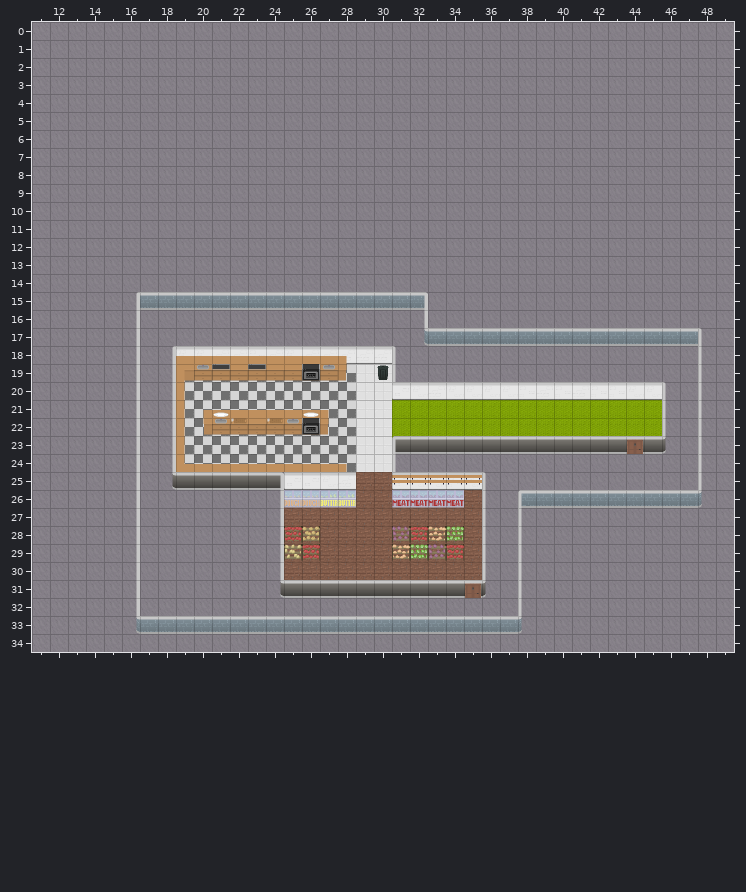
Tiled map: tests/bin/main/v2/map.tmx. The first picture shows the starting point.
Cells are 32x32 px. Shown: x 11..49, y 0..34.
The result:
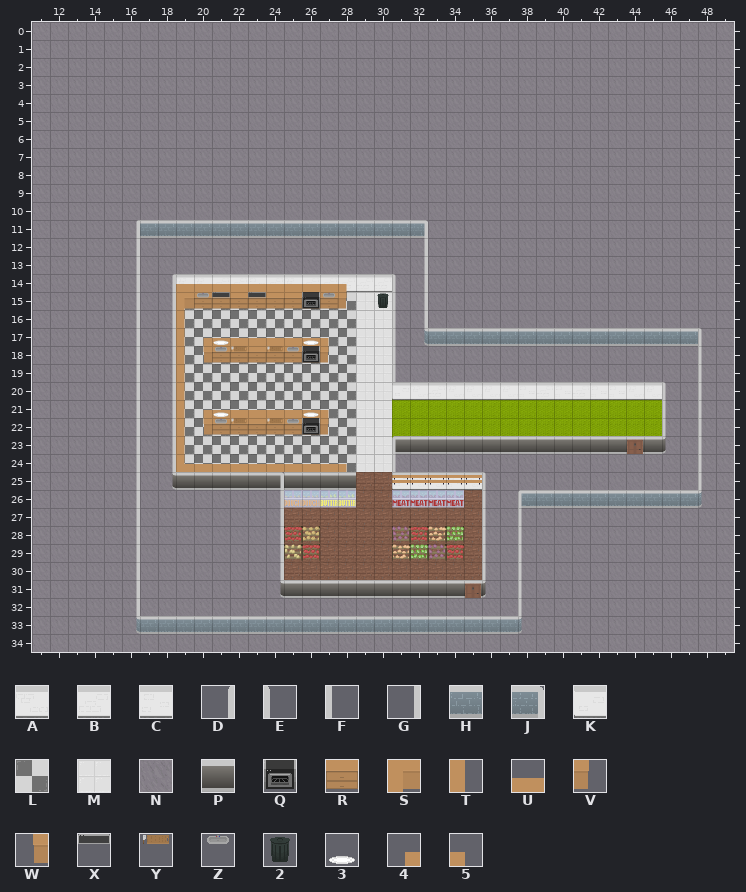
Key: from "background": A 0, B 1, C 2, D 3, E 4, F 9, G 10, H 11, J 13, K 15, L 18, M 24, N 26, P 28; from "objects": Q 0, R 6, S 8, T 9, U 13, V 14, W 15, X 16, Y 19, Z 20, 2 24, 3 33 flipped up-down, 4 34, 5 35.
_ is an empty cell, # one hidden under a higher layer.
Changes in this commit:
Layer "floor":
y 14: x 19..30 NNNNNNNNNNNN -> ############
y 15: x 19..30 ############ -> LLLLLLLLLLMM
y 16..17: x 19..30 NNNNNNNNNNNN -> LLLLLLLLLLMM
y 18: x 19..28 ########## -> LLLLLLLLLL
Layer "wall_f":
y 11: x 16..32 _________________ -> DHHHHHHHHHHHHHHHJ
y 12..14: x 16 _ -> G; x 32 _ -> G
y 15: x 17..32 HHHHHHHHHHHHHHHJ -> _______________G
y 25: x 25..28 ____ -> PPPP
Layer "wall_b":
y 14: x 18..31 ______________ -> DAABBCBABBBBBE
y 15..17: x 18 _ -> G; x 31 _ -> F
y 18: x 19..30 AABBCBABBBBB -> ____________
y 25: x 25..28 KKAB -> ____
Layer "countertop":
y 14: x 19..28 __________ -> UUUUUUUUU5
y 15: x 19..27 _________ -> SRRRRRRRR
y 16..17: x 19 _ -> T
y 18: x 19..28 UUUUUUUUU5 -> TWRRRRRRV_
y 19: x 19..27 SRRRRRRRR -> T________
Layer "countertop_f":
y 17: x 20..27 ________ -> 4UUUUUU5
Layer "station":
y 15: x 20..21 __ -> ZX; x 23 _ -> X; x 26..28 ___ -> QZV; x 30 _ -> 2
y 18: x 21..22 __ -> ZY; x 24..26 ___ -> YZQ
y 19: x 20..21 ZX -> __; x 23 X -> _; x 26..28 QZV -> ___; x 30 2 -> _
Layer "station_f":
y 17: x 21 _ -> 3; x 26 _ -> 3
Boxes around the changes in both pictures, in picture pixels (x1, y1, x2, y2):
changed: (136, 220, 428, 381)
changed: (284, 475, 356, 490)
